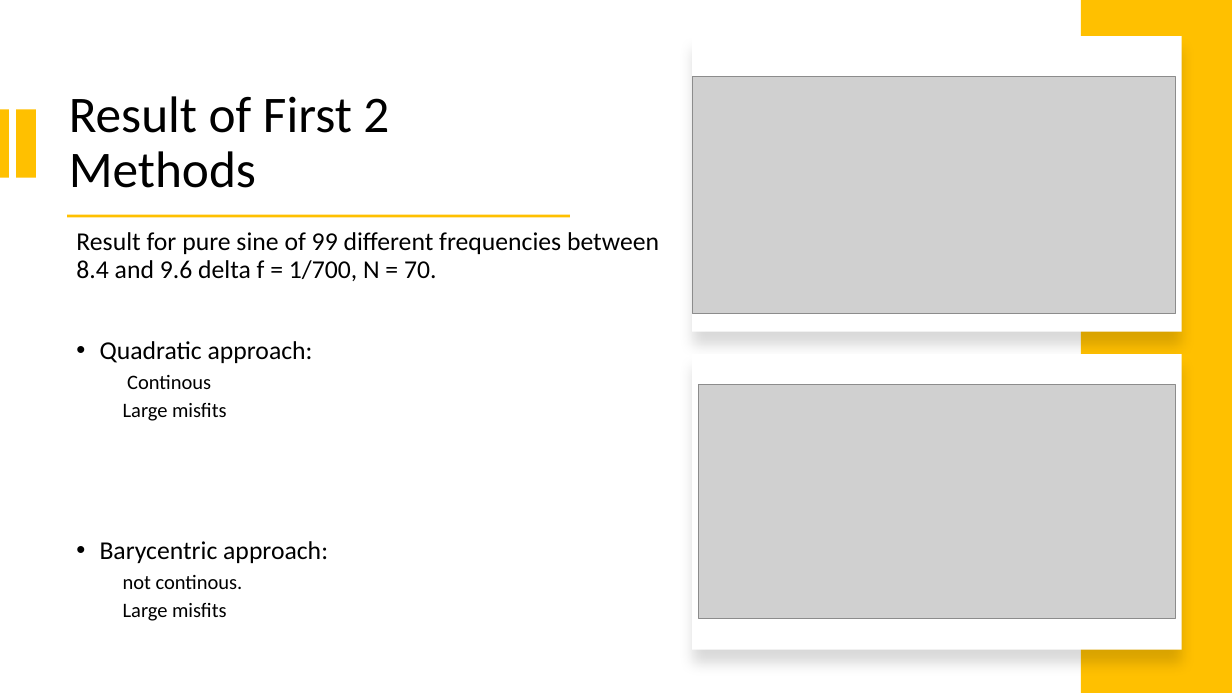
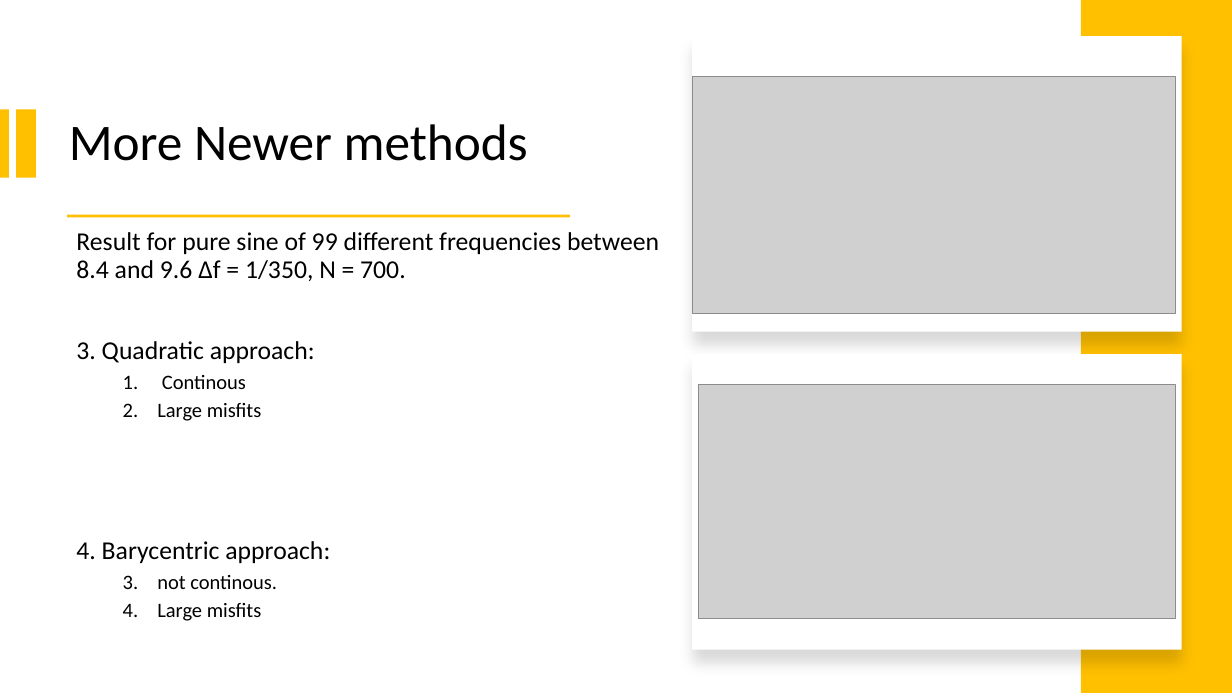
Before and after one commit to Sibeng32/Saban-Caliskan-Fourier-Analysis, a slide deck: slide 6 of Verbeterde Powerpoint Fourier Analysis 2.pptx. Drawn at 1232x693 pixels with LibreOffice and Linux fonts; fonts in the diff are those of the drawing; grey boxes stand for pictures. Boxes give left, top, right and bottom in pixels: in the first picture for what was removed or moved away, otherwise in the second. Text is boxed around its words. In the diff, an @@ line names an element or a change of style, - is before the commit and + after.

```diff
--- a/Verbeterde Powerpoint Fourier Analysis 2.pptx
+++ b/Verbeterde Powerpoint Fourier Analysis 2.pptx
@@ title at (69,124,528,161): text changed @@
-Result of First 2 Methods
+More Newer methods
@@ text at (76,232,659,363): text changed @@
-Result for pure sine of 99 different frequencies between 8.4 and 9.6 delta f = 1/700, N = 70.
-• Quadratic approach:
+Result for pure sine of 99 different frequencies between 8.4 and 9.6 Δf = 1/350, N = 700.
+3. Quadratic approach:
@@ text at (157,375,277,621): bullet none to 1. @@
@@ text at (76,541,330,563): text changed @@
-• Barycentric approach:
+4. Barycentric approach:
```
Also in this commit, not shown: 5 other slides changed.
